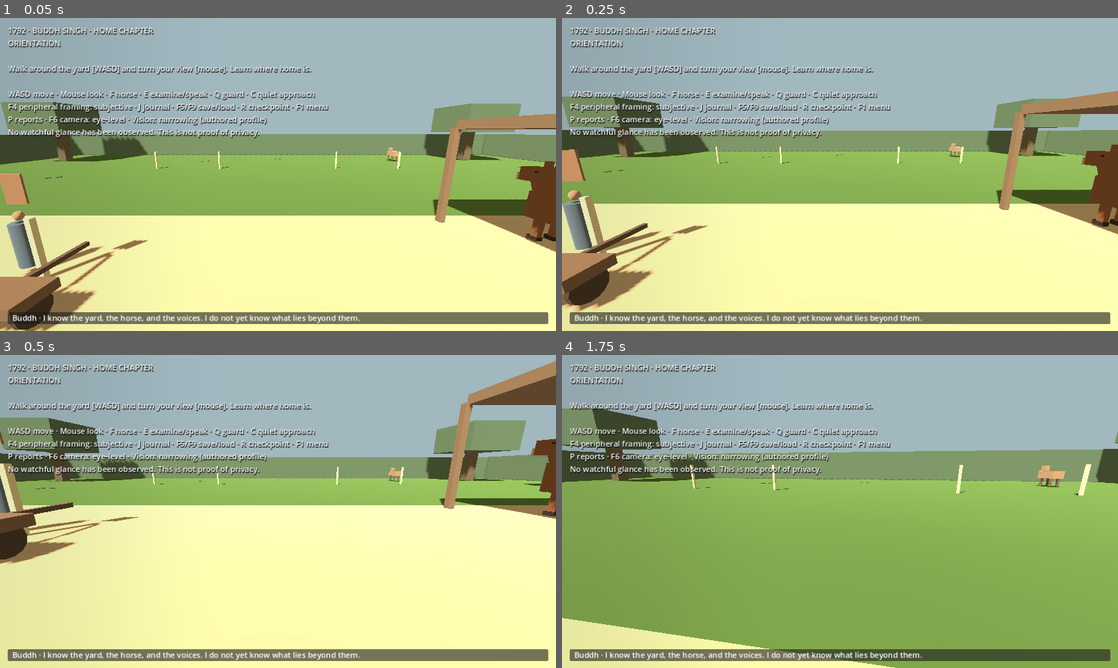
Above: before the commit, frames 1-4 (two rows, left to right).
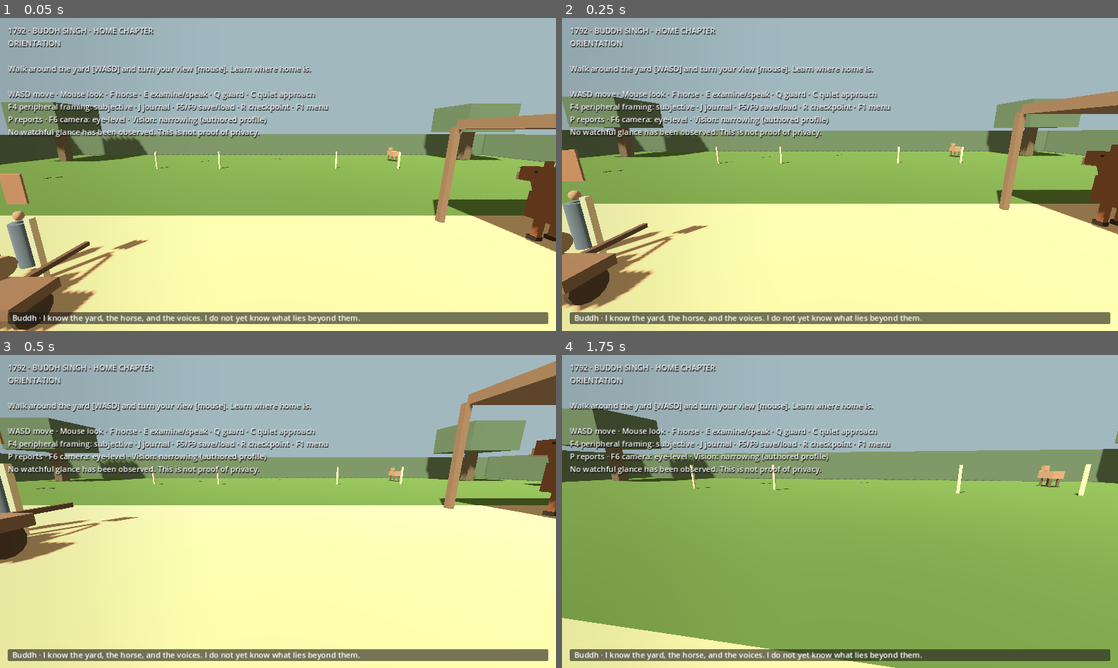
Above: after the commit, the same moments.

Repository: giasonpooni/1792
Game: Godot game, scene res://world/political_home.tscn
Two runs of this game, one before a commit and one after it. Both use one fixed random seed, a clock stepped at 60 frames per second and the inputs below. This scene is started directly instead of the project's main scene.
Inputs (mouse positions are in pixels of both pictures, inside the frame that each line leads up to):
- Up to frame 1 (0.05 s): no input
- Up to frame 2 (0.25 s): no input
- Up to frame 3 (0.5 s): no input
- Up to frame 4 (1.75 s): tap Enter at 0.5 s; move the mouse to (867, 511) at 0.52 s; hold Shift (sprint) 0.53-1.28 s; hold W (move_forward) from 0.53 s (still down); click (867, 511) at 0.67 s; tap Space (traverse_jump) at 0.77, 1.52 s; move the mouse to (812, 511) at 1.27 s; tap V (traverse_obstacle) at 1.35 s

The runs differ from the first frame. In frame 1, 0.3% of the frame differs, in the area x 0-15%, y 75-88%; in frame 2, 0.2%; in frame 3, 0.1%; in frame 4, nothing differs.

Commit message:
feat: add sparse gate crossing rhythm with approach clearance

Diff:
--- a/game/presentation/gate_passage.gd
+++ b/game/presentation/gate_passage.gd
@@ -10,6 +10,10 @@
 var cart_root: Node3D
 var pack_root: Node3D
 var marker_cloth: Node3D
+var crossing_left: Node3D
+var crossing_right: Node3D
+var crossing_left_edge:=Vector3(-2.72,0,-.72)
+var crossing_right_edge:=Vector3(2.72,0,.72)
 var records: Array[Dictionary]=[]
 var _materials: Dictionary={}
 
@@ -136,6 +140,44 @@
 	box(marker_cloth,"Cloth",Vector3(.42,.62,.035),Vector3.ZERO,Color("8b6649"))
 	remember("cloth_marker",marker_cloth,"A small cloth marker gives the threshold wind response without implying a royal standard.")
 
+	# Sparse crossing figures: presentation only. They are allowed into the lane only while Buddh is distant.
+	crossing_left=_crossing_figure("CrossingCarrierLeft",crossing_left_edge,Color("776652"),Color("9c835e"),true)
+	remember("crossing_carrier_left",crossing_left,"A generic cloth carrier may cross the quiet opening, but clears back to the left edge as Buddh approaches.")
+	crossing_right=_crossing_figure("CrossingCarrierRight",crossing_right_edge,Color("5e6c69"),Color("8f744f"),false)
+	remember("crossing_carrier_right",crossing_right,"A generic basket carrier may cross from the opposite edge, but yields outward before close passage.")
+
+func _crossing_figure(id: String,edge: Vector3,coat: Color,load_color: Color,left_load: bool) -> Node3D:
+	var root:=Node3D.new()
+	root.name=id
+	root.position=edge
+	add_child(root)
+	cylinder(root,"Body",.18,.92,Vector3(0,.64,0),coat)
+	sphere(root,"Head",Vector3(.17,.21,.17),Vector3(0,1.28,0),Color("aa8262"))
+	if left_load:
+		box(root,"FoldedLoad",Vector3(.48,.18,.34),Vector3(-.25,.86,.02),load_color)
+	else:
+		var basket:=cylinder(root,"Basket",.20,.22,Vector3(.24,.82,.02),load_color,12)
+		basket.rotation.z=PI/2
+	return root
+
+func _traffic_cross_x(tick: int,start_left: bool) -> float:
+	# Eight-second sparse loop with long edge dwell; no separate simulation clock.
+	var cycle: float=fmod(float(tick),480.0)/480.0
+	var p: float=0.0
+	if cycle<.22:
+		p=0.0
+	elif cycle<.48:
+		p=(cycle-.22)/.26
+	elif cycle<.70:
+		p=1.0
+	elif cycle<.96:
+		p=1.0-(cycle-.70)/.26
+	else:
+		p=0.0
+	var a: float=-2.72 if start_left else 2.72
+	var b: float=2.72 if start_left else -2.72
+	return lerpf(a,b,p)
+
 func _planar_distance(a: Vector3,b: Vector3) -> float:
 	return Vector2(a.x,a.z).distance_to(Vector2(b.x,b.z))
 
@@ -145,6 +187,8 @@
 	var nearness: float=clampf((7.0-distance)/4.0,0.0,1.0)
 	var active: float=0.0 if stage=="caught" else 1.0
 	var mounted_clearance: float=nearness*(1.0 if mounted else .35)*active
+	var clear_radius: float=9.0 if mounted else 6.5
+	var traffic_clearance: float=clampf((clear_radius-distance)/2.6,0.0,1.0)*active
 
 	# A readable but deliberately small hand signal.
 	guard_hand.rotation=Vector3(-1.02*mounted_clearance,0,-.08*mounted_clearance)
@@ -152,6 +196,16 @@
 	# Yield outward, never into the lane.
 	porter_root.position=porter_base+Vector3(-.46*mounted_clearance,0,0)
 	porter_root.rotation.y=.10*nearness*active
+
+	# Sparse traffic may cross only while Buddh is distant. As he approaches, each figure returns to its own edge.
+	if is_instance_valid(crossing_left) and is_instance_valid(crossing_right):
+		var left_cross:=Vector3(_traffic_cross_x(tick,true),0,crossing_left_edge.z)
+		var right_cross:=Vector3(_traffic_cross_x(tick,false),0,crossing_right_edge.z)
+		crossing_left.position=left_cross.lerp(crossing_left_edge,traffic_clearance)
+		crossing_right.position=right_cross.lerp(crossing_right_edge,traffic_clearance)
+		if stage=="caught":
+			crossing_left.position=crossing_left_edge
+			crossing_right.position=crossing_right_edge
 
 	# The cart and pack remain where they were placed; they are not fake agents.
 	cart_root.rotation.y=.02*sin(float(tick)/95.0)
@@ -166,7 +220,9 @@
 		"porter_position":porter_root.position if is_instance_valid(porter_root) else Vector3.ZERO,
 		"cart_position":cart_root.position if is_instance_valid(cart_root) else Vector3.ZERO,
 		"pack_position":pack_root.position if is_instance_valid(pack_root) else Vector3.ZERO,
-		"cloth_rotation":marker_cloth.rotation if is_instance_valid(marker_cloth) else Vector3.ZERO
+		"cloth_rotation":marker_cloth.rotation if is_instance_valid(marker_cloth) else Vector3.ZERO,
+		"crossing_left":crossing_left.position if is_instance_valid(crossing_left) else Vector3.ZERO,
+		"crossing_right":crossing_right.position if is_instance_valid(crossing_right) else Vector3.ZERO
 	}
 
 func central_lane_clear(local_position: Vector3) -> bool:
